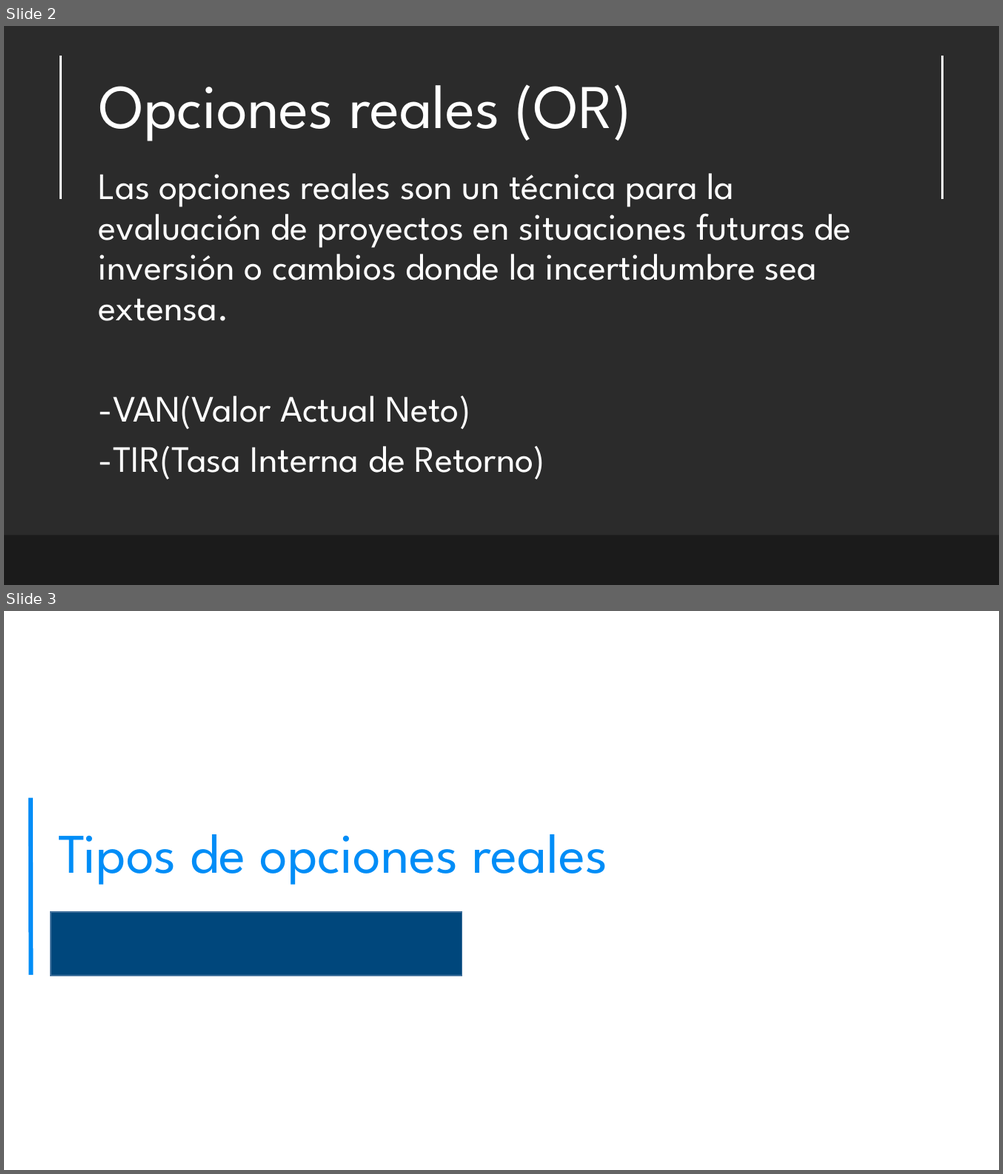
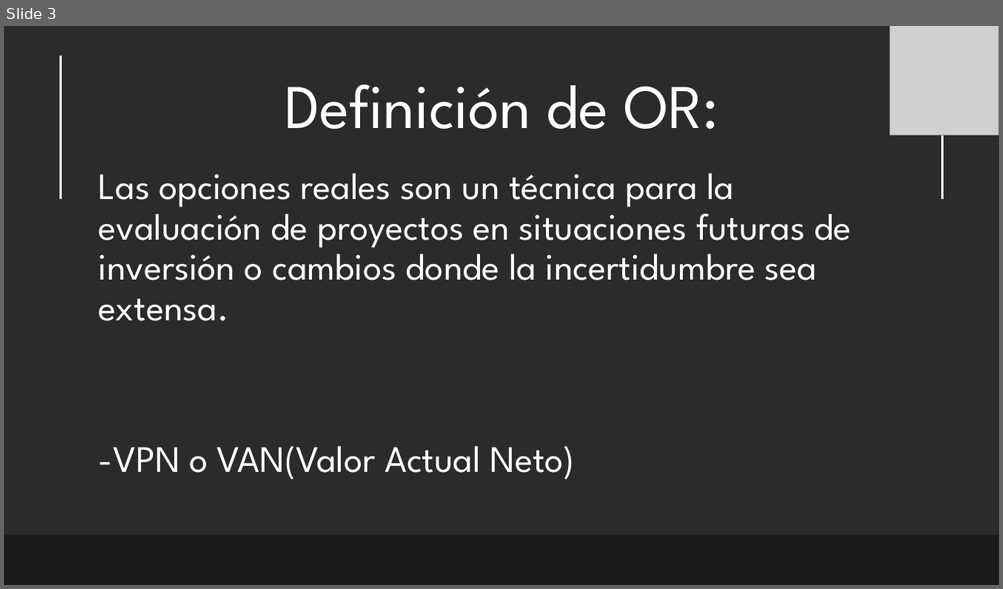
Before and after one commit to Daztery/Matem-tica-Computacional-TF, a slide deck: Opciones reales.pptx. Shown one above the other, each under a label of ours: slides 2 and 3 before the commit, slide 3 after it. The pictures are 1003x1174 and 1003x589 pixels, drawn with LibreOffice and Linux fonts; fonts in the diff are those of the drawing; grey boxes stand for pictures; background and template pictures are left out; a plain dark background stands for a picture behind light text. Boxes give left, top, right and bottom in pixels: in the first picture for what was removed or moved away, otherwise in the second. Text is boxed around its words. In the diff, an @@ line names an element or a change of style, - is before the commit and + after.

```diff
--- a/Opciones reales.pptx
+++ b/Opciones reales.pptx
@@ slide 3 removed at (4,611,999,1170), background picture (left out) @@
@@ line removed from (31, 798) to (31, 975) @@
@@ title removed at (59,834,607,885) @@
-Tipos de opciones reales
@@ rectangle removed at (51,912,462,976) @@
@@ what was slide 2 is now slide 3 @@
@@ slide 3 changed as well @@
@@ picture added at (890,26,999,135) @@
@@ title at (284,84,718,129): text changed @@
-Opciones reales (OR)
+Definición de OR:
@@ text at (99,446,575,480): text changed @@
--VAN(Valor Actual Neto)
--TIR(Tasa Interna de Retorno)
+-VPN o VAN(Valor Actual Neto)
```
Also in this commit, not shown: 3 other slides changed, 5 slides added, 8 other slides removed.
